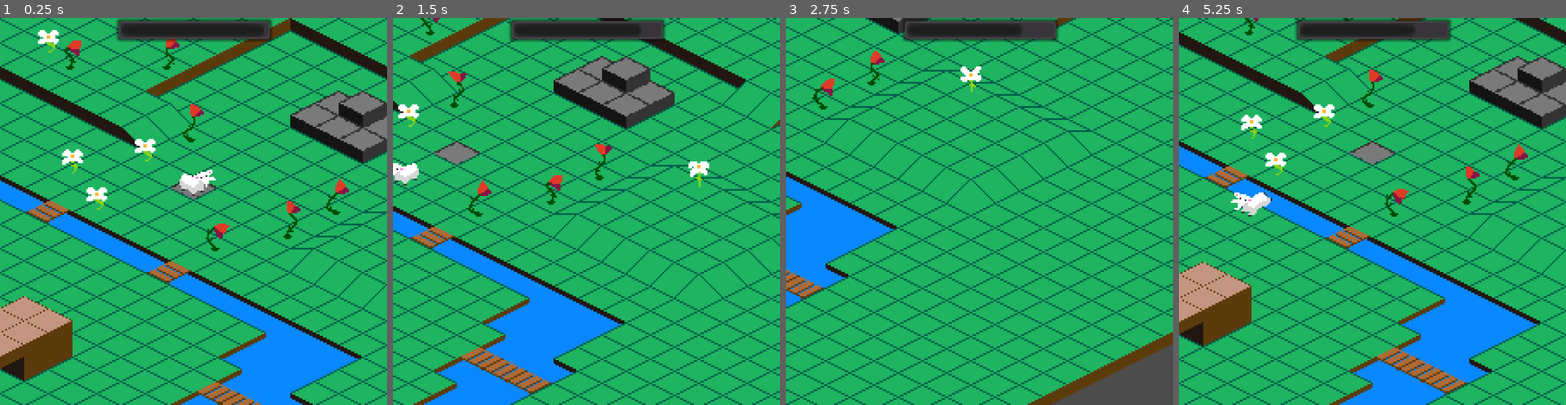
Above: before the commit, frames 1-4 (left to right).
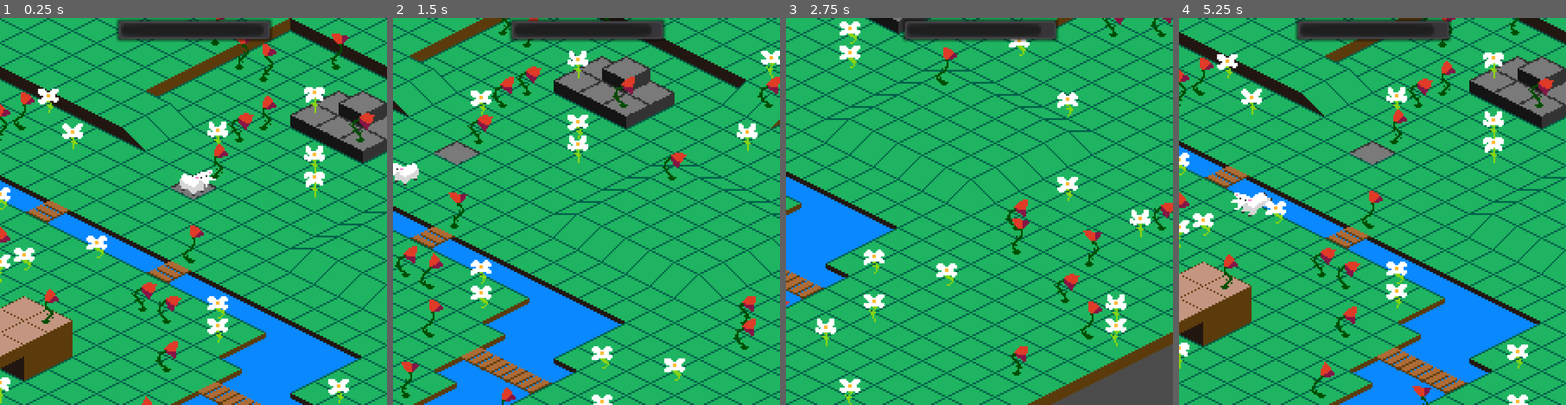
Above: after the commit, the same moments.

Repository: JuggleRob/LD46
Game: Godot game, scene res://src/Game/Game.tscn
The game is run twice, just before and just after one commit, with the same random seed, the same clock (stepped at 60 frames per second) and the same inputs.
Inputs (mouse positions are in pixels of both pictures, inside the frame that each line leads up to):
- Up to frame 1 (0.25 s): no input
- Up to frame 2 (1.5 s): tap Enter (ui_accept) at 0.5, 1.35 s; move the mouse to (671, 192) at 0.52 s; hold Right (ui_right) 0.53-1.28 s; hold Enter (ui_accept) 0.53-1.28 s; click (671, 192) at 0.67 s; move the mouse to (509, 230) at 1.27 s; hold Down (ui_down) from 1.28 s (still down); click (509, 230) at 1.42 s
- Up to frame 3 (2.75 s): tap Enter (ui_accept) at 1.52, 1.82 s; move the mouse to (1018, 126) at 2.02 s; release Down (ui_down) at 2.03 s; hold Right (ui_right) from 2.03 s (still down); hold Enter (ui_accept) from 2.03 s (still down); click (1018, 126) at 2.17 s
- Up to frame 4 (5.25 s): move the mouse to (1353, 288) at 2.77 s; release Right (ui_right) at 2.78 s; release Enter (ui_accept) at 2.78 s; hold Up (ui_up) 2.78-3.53 s; tap Enter (ui_accept) at 2.85, 3.02, 3.32, 4.35, 4.52, 4.82 s; click (1353, 288) at 2.92 s; move the mouse to (1488, 269) at 3.52 s; hold Enter (ui_accept) 3.53-4.28 s; hold Left (ui_left) 3.53-5.03 s; click (1488, 269) at 3.67 s; move the mouse to (1256, 153) at 4.27 s; click (1256, 153) at 4.42 s; move the mouse to (1391, 211) at 5.02 s; hold Down (ui_down) from 5.03 s (still down); hold Enter (ui_accept) from 5.03 s (still down); click (1391, 211) at 5.17 s

The runs differ from the first frame. In frame 1, 6.5% of the frame differs, in the area x 0-97%, y 0-100%; in frame 2, 5.6%; in frame 3, 4.5%; in frame 4, 6.2%.

Commit message:
Fixed idle/death issues

Diff:
--- a/src/Actors/Sheep.gd
+++ b/src/Actors/Sheep.gd
@@ -4,14 +4,16 @@
 signal show_game_over
 
 var path
+var max_stomach = 65
 var stomach = 65
-var hunger_rate = 5
+var hunger_rate = 2
 var eat_rate = 30
+var poison_rate = 10
 var eat_countdown = 0
 var eat_duration = 1
 var move_dir
 var face_dir
-var sight = 5
+var sight = 4
 var objects
 var base_sprite_position
 var flip_offset = Vector2(-21, 0)
@@ -31,12 +33,12 @@
 		face_dir = move_dir
 	var move_vector_rect = Globals.diam_to_rect(move_vector_diam)
 	if move_vector_rect == Vector2(0, 0):
-		$AnimationPlayer/sprite.animation = "idle"
+		$AnimationPlayer/sprite.set_animation("idle")
 	else:
 		if move_vector_rect.y >= 0:
-			$AnimationPlayer/sprite.animation = "jump_se"
+			$AnimationPlayer/sprite.set_animation("jump_se")
 		elif move_vector_rect.y < 0:
-			$AnimationPlayer/sprite.animation = "jump_ne"
+			$AnimationPlayer/sprite.set_animation("jump_ne")
 		if move_vector_rect.x  >= 0:
 			$AnimationPlayer/sprite.position = base_sprite_position
 			$AnimationPlayer/sprite.flip_h = false
@@ -46,10 +48,13 @@
 
 func set_coords(coords, level = 0):
 	.set_coords(coords)
-	$AnimationPlayer/sprite.offset = self.position
+	$AnimationPlayer/sprite.set_offset(self.position)
 
 func idle_ends():
-	if Globals.game_over or Globals.paused:
+	if Globals.paused:
+		return
+	if Globals.game_over:
+		$AnimationPlayer/sprite.set_animation("death")
 		return
 	self.set_coords(self.diam_coords + self.move_dir)
 	# Die if in water
@@ -127,17 +132,18 @@
 #		set_move_dir(Vector2(0, -1))
 
 func die():
+	print("dying alright")
 	path = null
 	set_move_dir(Vector2(0, 0))
 	Globals.game_over = true
-	$AnimationPlayer/sprite.animation = "death"
+	$AnimationPlayer/sprite.set_animation("death")
 
 func _process(delta):
 	if not Globals.game_over:
 		stomach = max(0, stomach - delta * hunger_rate)
 		if eat_countdown > 0:
 			eat_countdown = max(0, eat_countdown - delta)
-			stomach = min(100, stomach + delta * eat_rate)
+			stomach = min(max_stomach, stomach + delta * eat_rate)
 		emit_signal("update_stomach", stomach)
 		if stomach <= 0:
 			die()
--- a/src/Actors/Sheep.tscn
+++ b/src/Actors/Sheep.tscn
@@ -282,6 +282,6 @@
 [node name="sprite" type="AnimatedSprite" parent="AnimationPlayer"]
 frames = SubResource( 55 )
 animation = "death"
-frame = 16
+frame = 7
 playing = true
 [connection signal="animation_finished" from="AnimationPlayer/sprite" to="." method="_on_sprite_animation_finished"]
--- a/src/Game/Game.tscn
+++ b/src/Game/Game.tscn
@@ -15,17 +15,20 @@
 }
 
 [node name="Map" parent="." instance=ExtResource( 1 )]
+z_as_relative = false
 script = ExtResource( 4 )
 
-[node name="Objects" type="Node2D" parent="."]
+[node name="Schaap" parent="." instance=ExtResource( 6 )]
+position = Vector2( 0, 50 )
+z_as_relative = false
+
+[node name="Objects" type="YSort" parent="."]
+z_index = 1
 script = ExtResource( 7 )
 
 [node name="Camera2D" type="Camera2D" parent="."]
 current = true
 script = ExtResource( 3 )
-
-[node name="Schaap" parent="." instance=ExtResource( 6 )]
-position = Vector2( 0, 50 )
 
 [node name="UI" type="CanvasLayer" parent="."]
 
--- a/src/Game/Objects.gd
+++ b/src/Game/Objects.gd
@@ -16,7 +16,7 @@
 		for obj in obj_array:
 			obj_array.erase(obj)
 			obj.queue_free()
-		objects.erase(obj_array)
+		objects.erase(coords)
 
 func remove_object(coords, obj):
 	var obj_array = objects.get(coords)
@@ -37,9 +37,10 @@
 				if obj.animation == "flower_good":
 					eater.eat_countdown = eater.eat_duration
 				elif obj.animation == "flower_bad":
-					eater.stomach = max(0, eater.stomach - 10)
+					eater.stomach = max(0, eater.stomach - eater.poison_rate)
 					eater.emit_signal("update_stomach", eater.stomach)
 					if eater.stomach <= 0:
+						print("happens?")
 						eater.die()
 				obj_array.erase(obj)
 				obj.queue_free()
--- a/src/Map.gd
+++ b/src/Map.gd
@@ -56,11 +56,12 @@
 func spawn_flowers():
 # maybe add a flower:
 	var layers = self.get_children()
-	for x in range(-8, 8):
-		for y in range(-4, 4):
+	for x in range(-30, 30):
+		for y in range(-30, 30):
 			for layer_idx in range(layers.size(), 0, -1):
 				var layer = layers[layer_idx - 1]
-				if layer.get_cell(x, y) != -1:
+				var tile_type = layer.get_cell(x, y)
+				if tile_type != -1 and not is_water(tile_type):
 					if randi() % 8 == 0:
 						var flower = Flower_scene.instance()
 						if randf() > 0.5:
@@ -175,7 +176,7 @@
 		LOW: [LOW, WATER],
 		CW_DOWN: [CW_UP],
 		CW_UP: [CW_DOWN],
-		WATER: [],
+		WATER: [HIGH, LOW],
 		EMPTY: []
 	}
 	var conn_up = {
@@ -183,7 +184,7 @@
 		LOW: [WATER],
 		CW_DOWN: [],
 		CW_UP: [],
-		WATER: [],
+		WATER: [HIGH, LOW],
 		EMPTY: []
 	}
 	var conn_down = {
@@ -191,7 +192,7 @@
 		LOW: [HIGH, WATER],
 		CW_DOWN: [],
 		CW_UP: [],
-		WATER: [],
+		WATER: [HIGH, LOW],
 		EMPTY: []
 	}
 	var src_lvl = top_level(src)
@@ -286,11 +287,7 @@
 						layer.position
 						)
 				the_tile = get_tile_at_level(tile_coords, layer_idx)
-				print("layer idx " + str(layer_idx))
-				print("tile " + str(the_tile))
-				print("coords " + str(tile_coords))
 				if the_tile != -1:
 				# found the right coordinates, break (highlight would be nice)
 					break
-			print(tile_coords)
 			objects.remove_objects(tile_coords)
--- a/src/Screens/EndScreen.tscn
+++ b/src/Screens/EndScreen.tscn
@@ -78,9 +78,9 @@
 [node name="it_died" type="TextureRect" parent="."]
 anchor_top = 1.0
 anchor_bottom = 1.0
-margin_top = -104.0
+margin_top = -317.364
 margin_right = 113.0
-margin_bottom = -12.9974
+margin_bottom = -226.361
 texture = ExtResource( 4 )
 __meta__ = {
 "_edit_use_anchors_": false
@@ -90,9 +90,9 @@
 anchor_left = 0.5
 anchor_right = 0.5
 margin_left = -62.0
-margin_top = 75.62
+margin_top = -14.63
 margin_right = 68.0
-margin_bottom = 90.62
+margin_bottom = 0.370014
 size_flags_horizontal = 3
 size_flags_vertical = 6
 custom_colors/font_color = Color( 0, 0, 0, 1 )
@@ -106,9 +106,9 @@
 anchor_left = 0.5
 anchor_right = 0.5
 margin_left = -62.0
-margin_top = 92.72
+margin_top = -14.63
 margin_right = 68.0
-margin_bottom = 107.72
+margin_bottom = 0.369984
 size_flags_horizontal = 3
 size_flags_vertical = 7
 custom_colors/font_color = Color( 0, 0, 0, 1 )
@@ -119,9 +119,9 @@
 anchor_left = 0.5
 anchor_right = 0.5
 margin_left = -62.0
-margin_top = 111.72
+margin_top = -14.63
 margin_right = 68.0
-margin_bottom = 126.72
+margin_bottom = 0.369984
 custom_colors/font_color_disabled = Color( 0, 0, 0, 1 )
 custom_colors/font_color = Color( 0, 0, 0, 1 )
 custom_colors/font_color_hover = Color( 0.529412, 0.0627451, 0.0627451, 1 )
